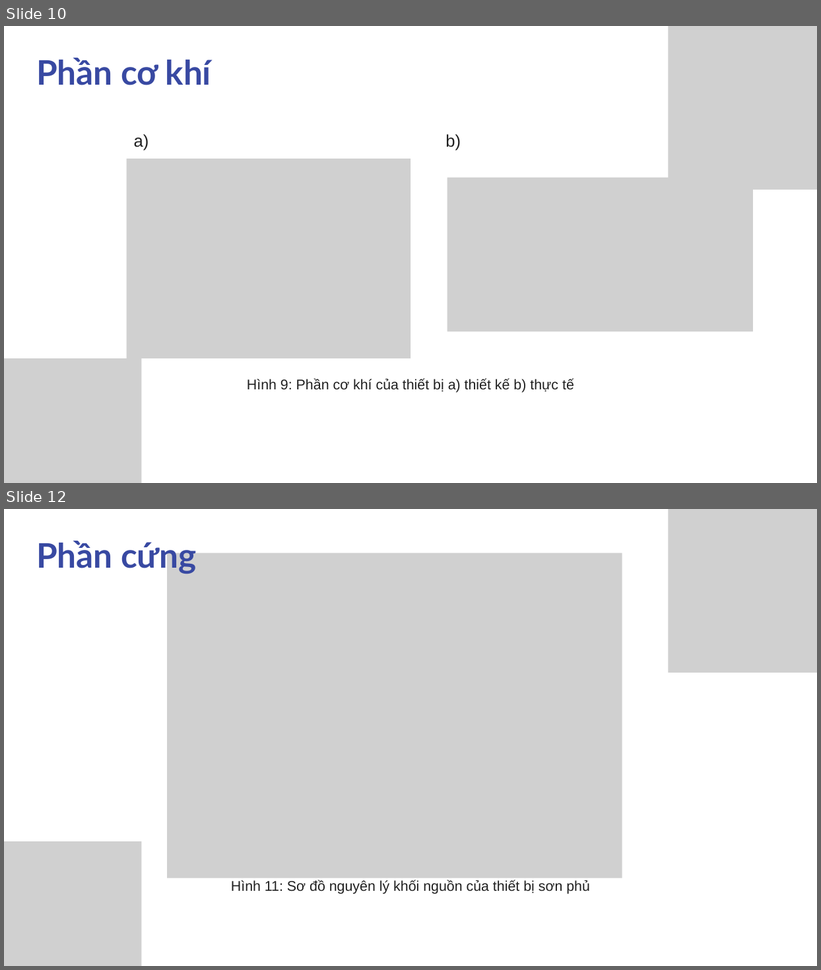
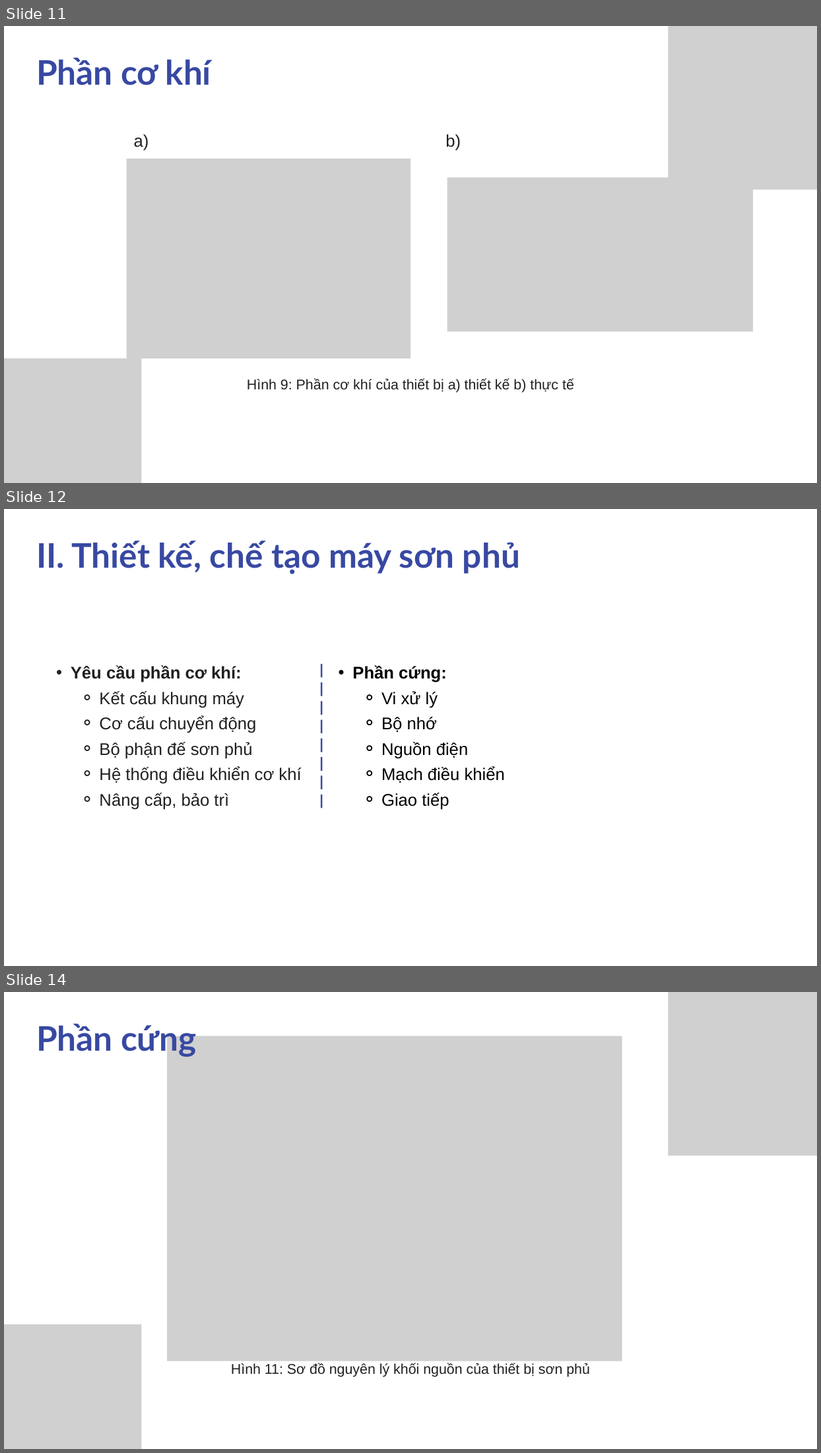
Before and after one commit to sptjerry19/bladecoating, a slide deck: reports/slide/Thiet-ke-Che-tao-May-Trang-Phu-Mang-Mong-ung-dung-trong-linh-kien-chuyen-doi-djien-nang-24032025.pptx. Shown one above the other, each under a label of ours: slides 10 and 12 before the commit, slides 11, 12 and 14 after it; the slides between them are not shown. The pictures are 821x970 and 821x1453 pixels, drawn with LibreOffice and Linux fonts; fonts in the diff are those of the drawing; grey boxes stand for pictures. Boxes give left, top, right and bottom in pixels: in the first picture for what was removed or moved away, otherwise in the second. Text is boxed around its words. In the diff, an @@ line names an element or a change of style, - is before the commit and + after.

```diff
--- a/reports/slide/Thiet-ke-Che-tao-May-Trang-Phu-Mang-Mong-ung-dung-trong-linh-kien-chuyen-doi-djien-nang-24032025.pptx
+++ b/reports/slide/Thiet-ke-Che-tao-May-Trang-Phu-Mang-Mong-ung-dung-trong-linh-kien-chuyen-doi-djien-nang-24032025.pptx
@@ slide 12 added at bbox=[4, 509, 817, 966], background #FFFFFF @@
@@ text added at bbox=[36, 541, 520, 574], 60 pt, text #3849A2, bold @@
+II. Thiết kế, chế tạo máy sơn phủ
@@ text added at bbox=[71, 665, 301, 810], 30 pt, text #202020 @@
+  • Yêu cầu phần cơ khí:
+    ⚬ Kết cấu khung máy
+    ⚬ Cơ cấu chuyển động
+    ⚬ Bộ phận đế sơn phủ
+    ⚬ Hệ thống điều khiển cơ khí
+    ⚬ Nâng cấp, bảo trì
@@ line added from (321, 664) to (321, 811), #3849A2 3 pt dashed @@
@@ text added at bbox=[352, 665, 505, 810], 30 pt, text #000000 @@
+  • Phần cứng:
+    ⚬ Vi xử lý
+    ⚬ Bộ nhớ
+    ⚬ Nguồn điện
+    ⚬ Mạch điều khiển
+    ⚬ Giao tiếp
@@ what was slide 10 is now slide 11 @@
@@ what was slide 12 is now slide 14 @@
```
Also in this commit, not shown: 7 slides changed, 3 other slides added, 1 slide removed.
